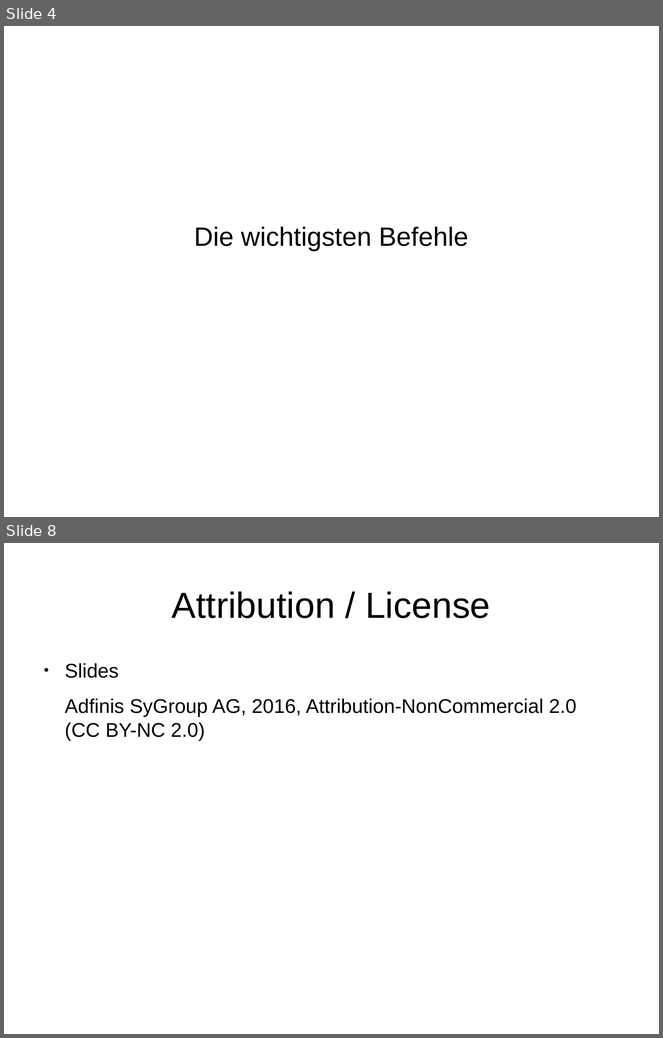
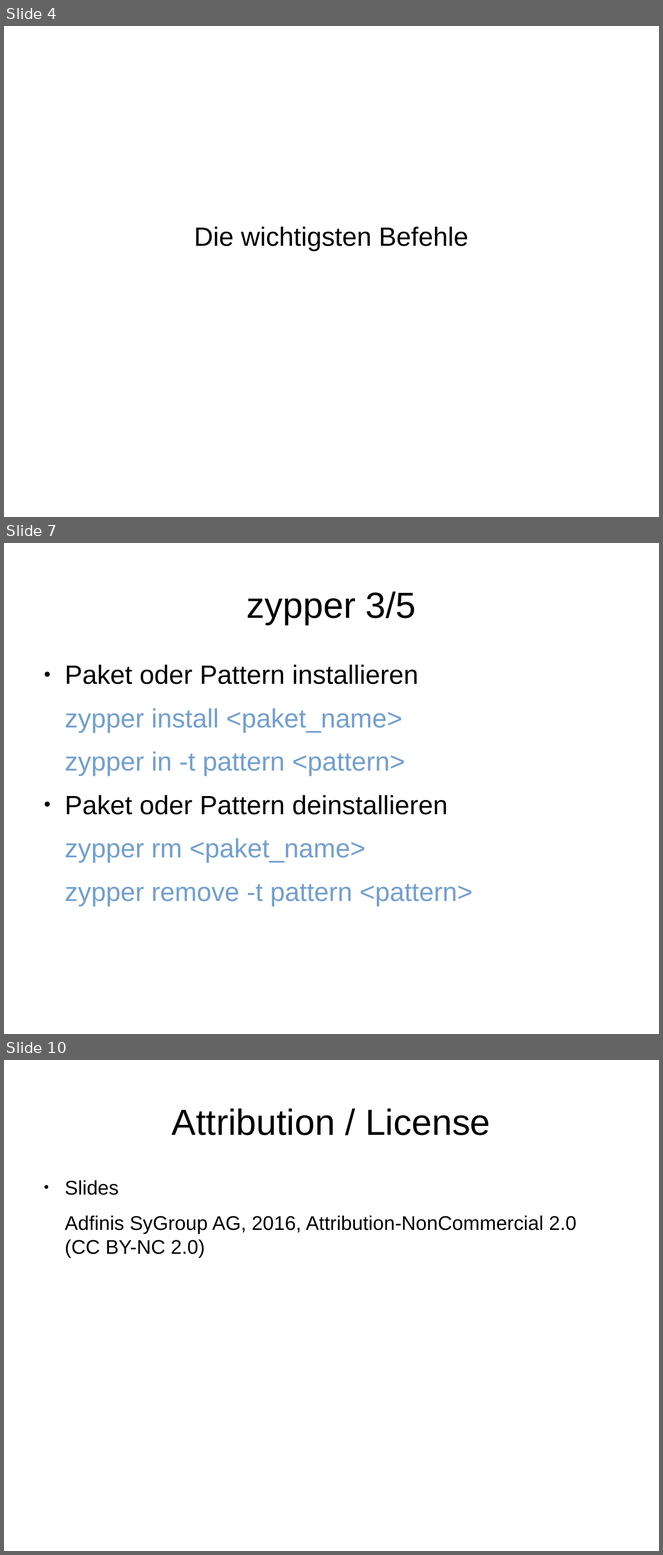
Before and after one commit to adfinis/adsy-trainings, a slide deck: SSA_SUSE-System-Administration/1005_zypper/modul_zypper_1005_01_slides.odp. Shown one above the other, each under a label of ours: slides 4 and 8 before the commit, slides 4, 7 and 10 after it; the slides between them are not shown. The pictures are 663x1038 and 663x1555 pixels, drawn with LibreOffice and Linux fonts; fonts in the diff are those of the drawing. Boxes give left, top, right and bottom in pixels: in the first picture for what was removed or moved away, otherwise in the second. Text is boxed around its words. In the diff, an @@ line names an element or a change of style, - is before the commit and + after.

```diff
--- a/SSA_SUSE-System-Administration/1005_zypper/modul_zypper_1005_01_slides.odp
+++ b/SSA_SUSE-System-Administration/1005_zypper/modul_zypper_1005_01_slides.odp
@@ slide 7 added at (4,543,659,1034), background #FFFFFF @@
@@ title added at (247,591,416,625), 44 pt, text #000000 @@
+zypper 3/5
@@ text added at (65,665,473,906), 32 pt, text #729FCF @@
+● Paket oder Pattern installieren
+zypper install <paket_name>
+zypper in -t pattern <pattern>
+● Paket oder Pattern deinstallieren
+zypper rm <paket_name>
+zypper remove -t pattern <pattern>
@@ what was slide 8 is now slide 10 @@
```
Also in this commit, not shown: 5 slides changed, 1 other slide added, 3 other files.
